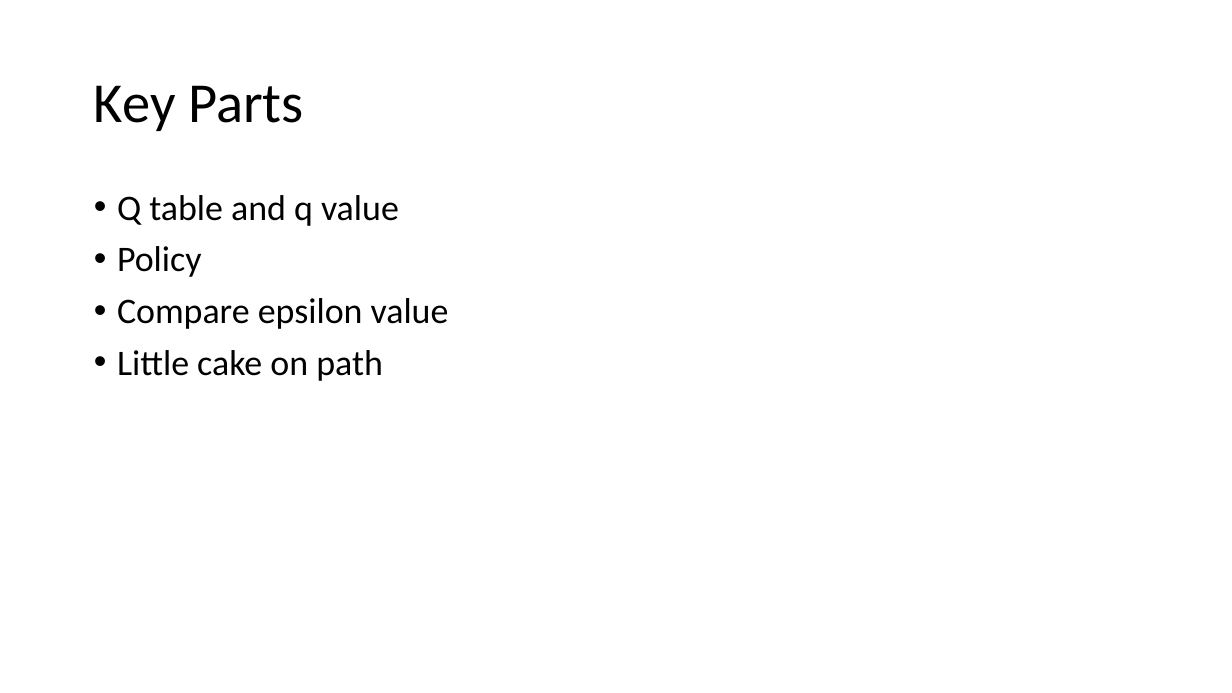
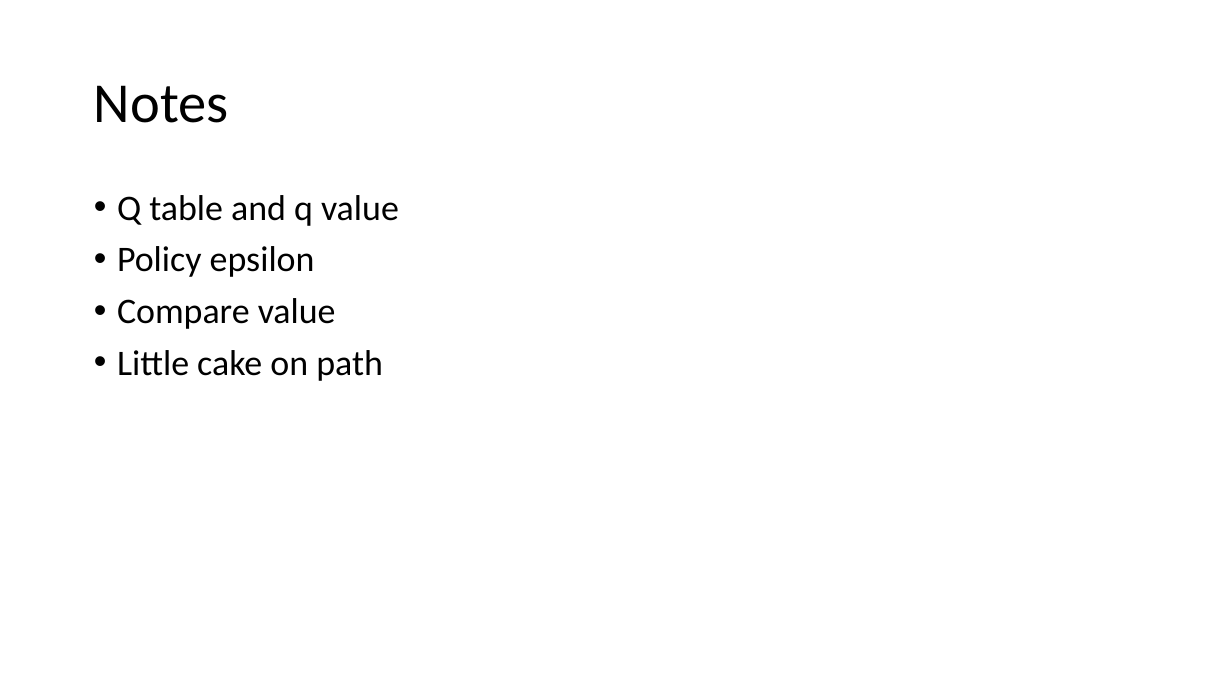
Before and after one commit to mpiffari/ReinforcementLearning2019, a slide deck: slide 5 of Presentation/SDU_SummerSchool_Presentation.pptx. Drawn at 1232x693 pixels with LibreOffice and Linux fonts; fonts in the diff are those of the drawing. Boxes give left, top, right and bottom in pixels: in the first picture for what was removed or moved away, otherwise in the second. Text is boxed around its words. In the diff, an @@ line names an element or a change of style, - is before the commit and + after.

```diff
--- a/Presentation/SDU_SummerSchool_Presentation.pptx
+++ b/Presentation/SDU_SummerSchool_Presentation.pptx
@@ title at (94, 85, 229, 123): text changed @@
-Key Parts
+Notes
@@ text at (117, 246, 336, 329): text changed @@
-• Policy
-• Compare epsilon value
+• Policy epsilon
+• Compare value
```
Also in this commit, not shown: 8 slides added, 3 other files.
